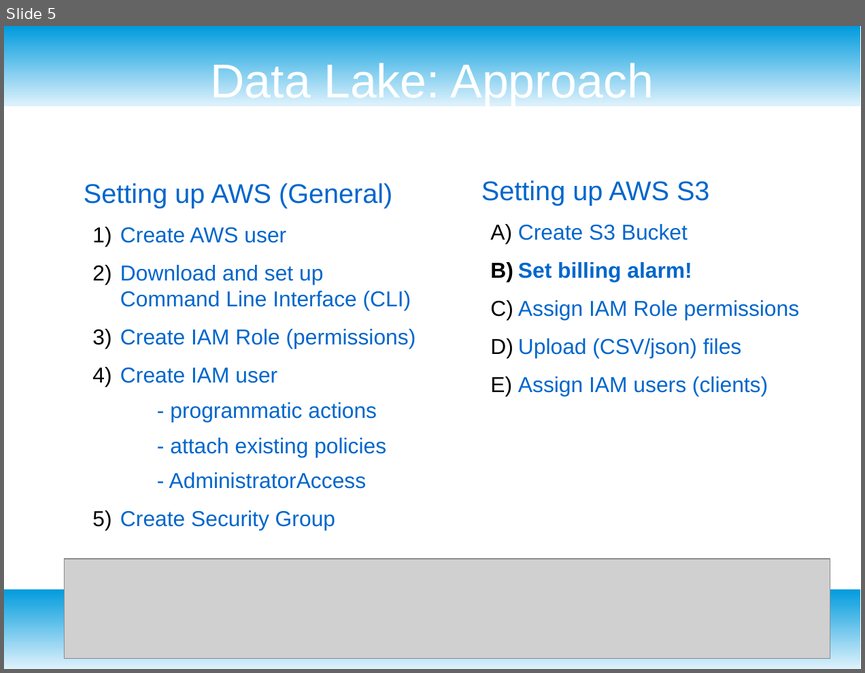
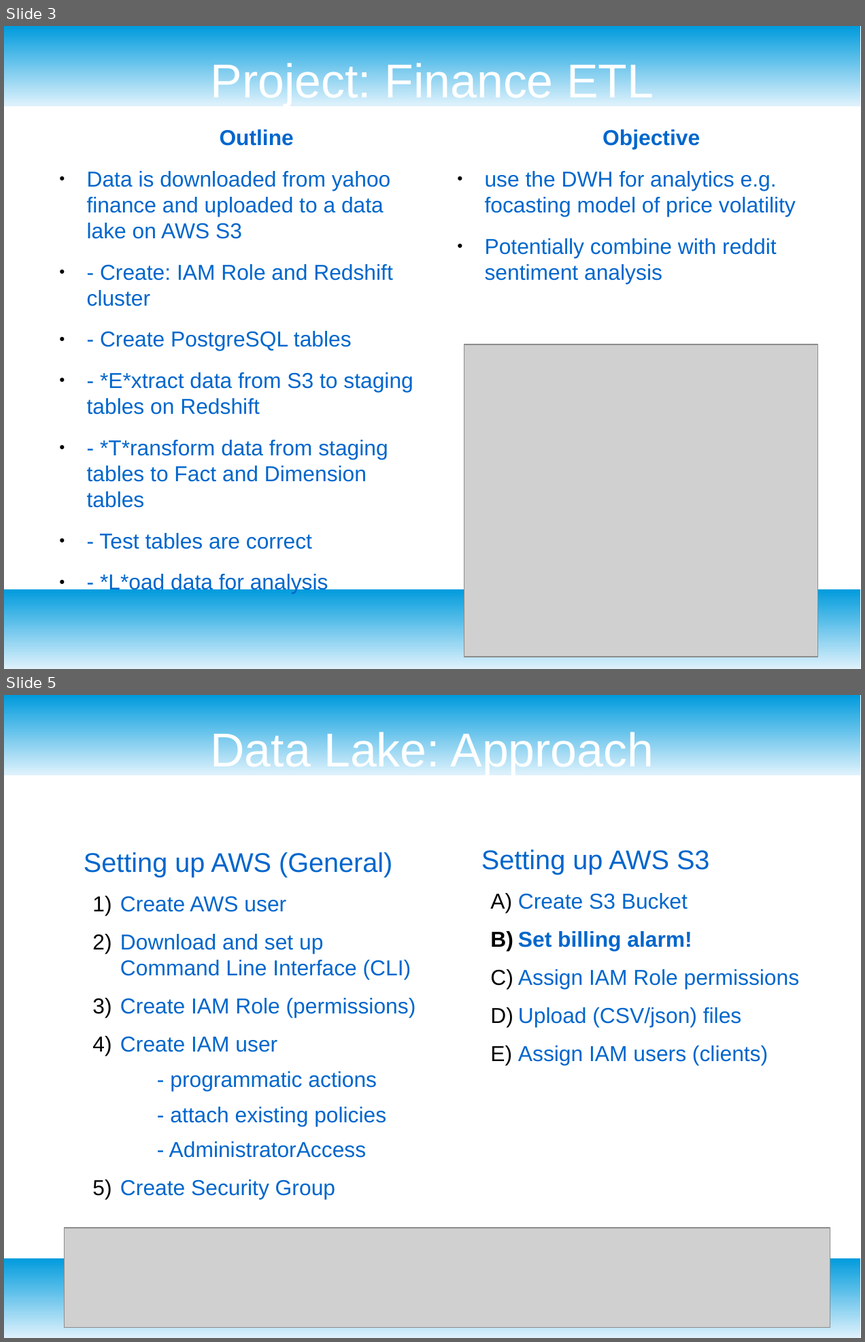
Before and after one commit to MartinBA741/finance_etl, a slide deck: presentation.odp. Shown one above the other, each under a label of ours: slide 5 before the commit, slides 3 and 5 after it; the slides between them are not shown. The pictures are 865x673 and 865x1342 pixels, drawn with LibreOffice and Linux fonts; fonts in the diff are those of the drawing; grey boxes stand for pictures. Boxes give left, top, right and bottom in pixels: in the first picture for what was removed or moved away, otherwise in the second. Text is boxed around its words. In the diff, an @@ line names an element or a change of style, - is before the commit and + after.

```diff
--- a/presentation.odp
+++ b/presentation.odp
@@ slide 3 added at (4, 26, 861, 669), background #FFFFFF; not listed: 2 template elements that a slide beside it also shows @@
@@ title added at (211, 59, 653, 106), 44 pt, text #FFFFFF @@
+Project: Finance ETL
@@ text added at (87, 129, 413, 593), 20 pt, text #0066CC @@
+Outline
+● Data is downloaded from yahoo finance and uploaded to a data lake on AWS S3
+● - Create: IAM Role and Redshift cluster
+● - Create PostgreSQL tables
+● - *E*xtract data from S3 to staging tables on Redshift
+● - *T*ransform data from staging tables to Fact and Dimension tables
+● - Test tables are correct
+● - *L*oad data for analysis
@@ text added at (485, 129, 796, 283), 20 pt, text #0066CC @@
+Objective
+● use the DWH for analytics e.g. focasting model of price volatility
+● Potentially combine with reddit sentiment analysis
@@ picture added at (464, 344, 818, 656) @@
```
Also in this commit, not shown: 4 slides changed, 2 other slides added, 1 slide removed, 1 other file.
